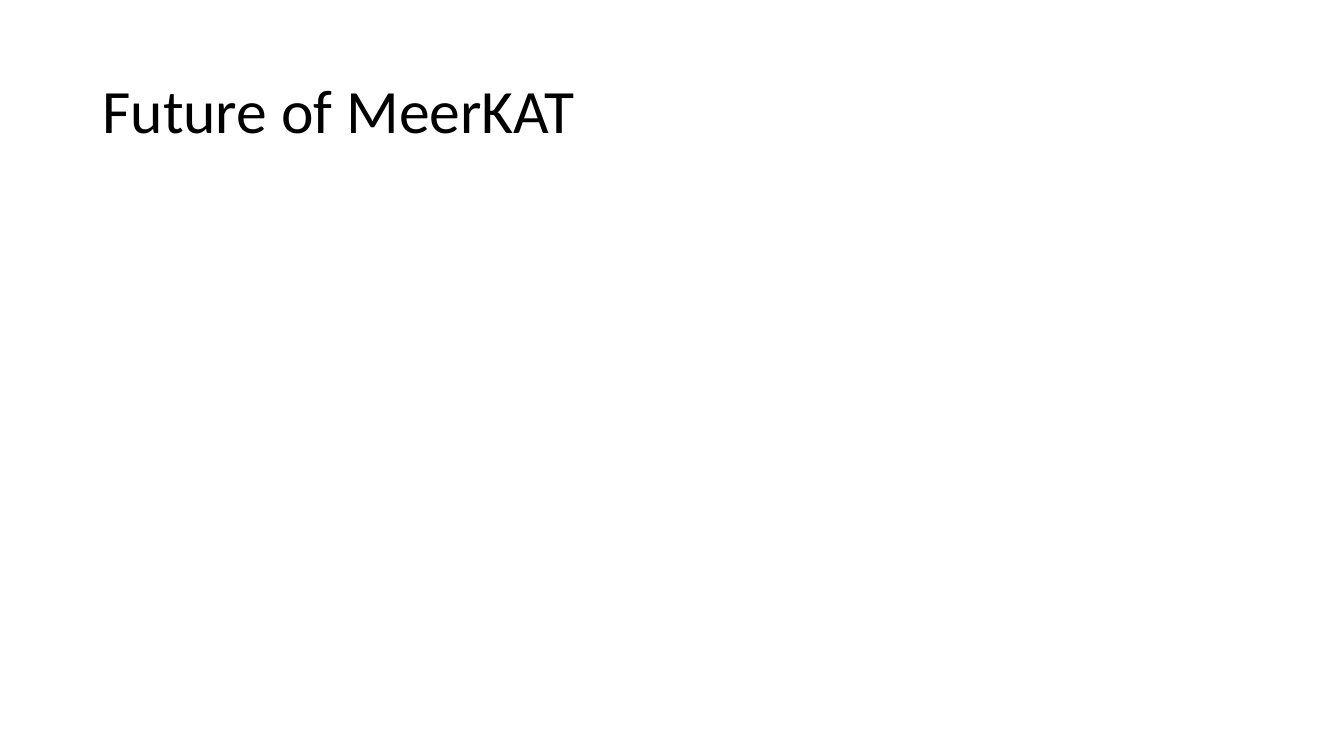
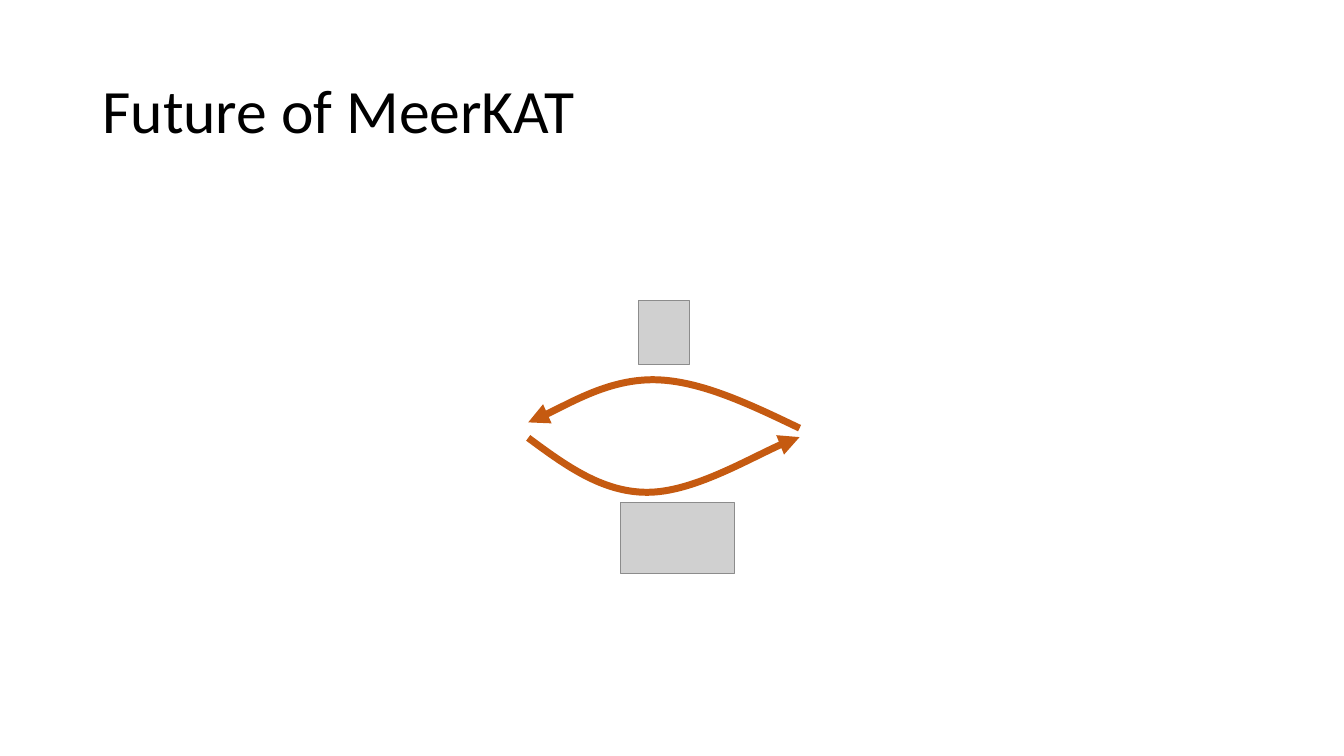
Before and after one commit to lord-blueberry/p8-doc, a slide deck: slide 26 of pp8.pptx (slide 27 before the commit). Drawn at 1344x756 pixels with LibreOffice and Linux fonts; fonts in the diff are those of the drawing; grey boxes stand for pictures. Boxes give left, top, right and bottom in pixels: in the first picture for what was removed or moved away, otherwise in the second. Text is boxed around its words. In the diff, an @@ line names an element or a change of style, - is before the commit and + after.

```diff
--- a/pp8.pptx
+++ b/pp8.pptx
@@ picture added at (639, 301, 690, 366) @@
@@ freeform shape added at (528, 380, 800, 429), outline #C55A11 5 pt @@
@@ freeform shape added at (528, 438, 800, 493), outline #C55A11 5 pt @@
@@ picture added at (620, 503, 735, 574) @@
```
Also in this commit, not shown: 2 other slides changed, 1 slide removed.
